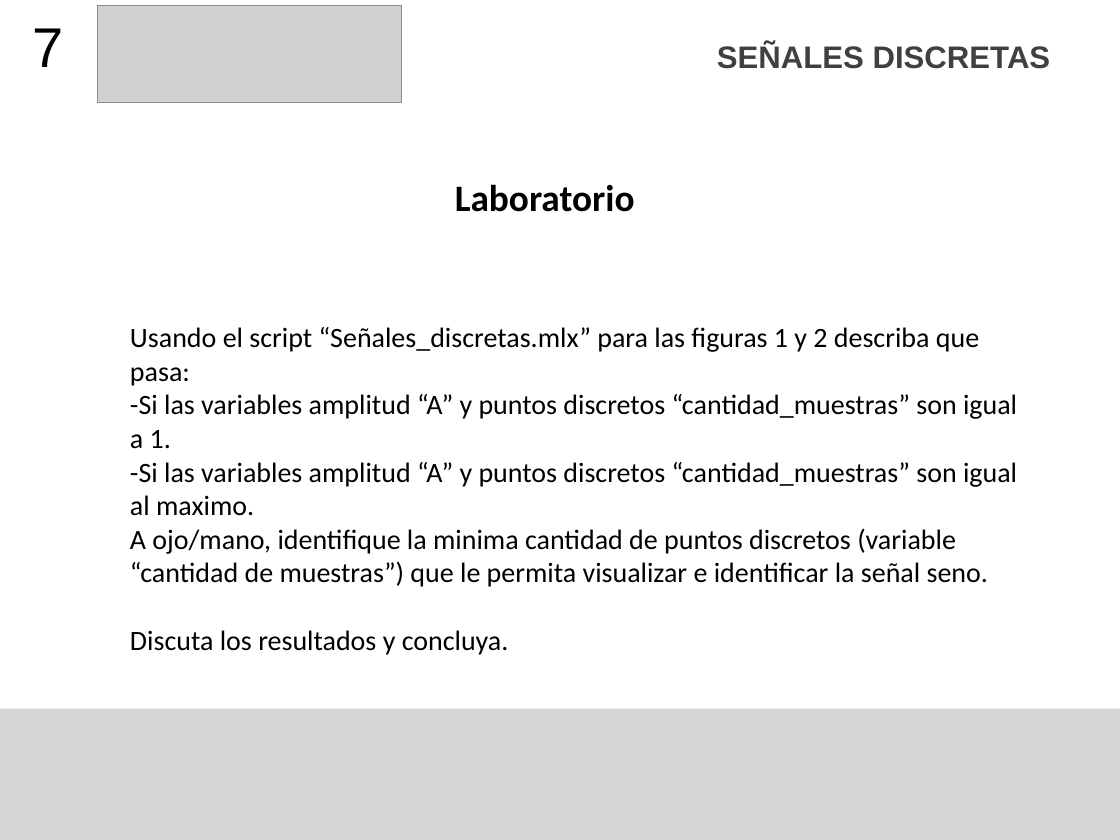
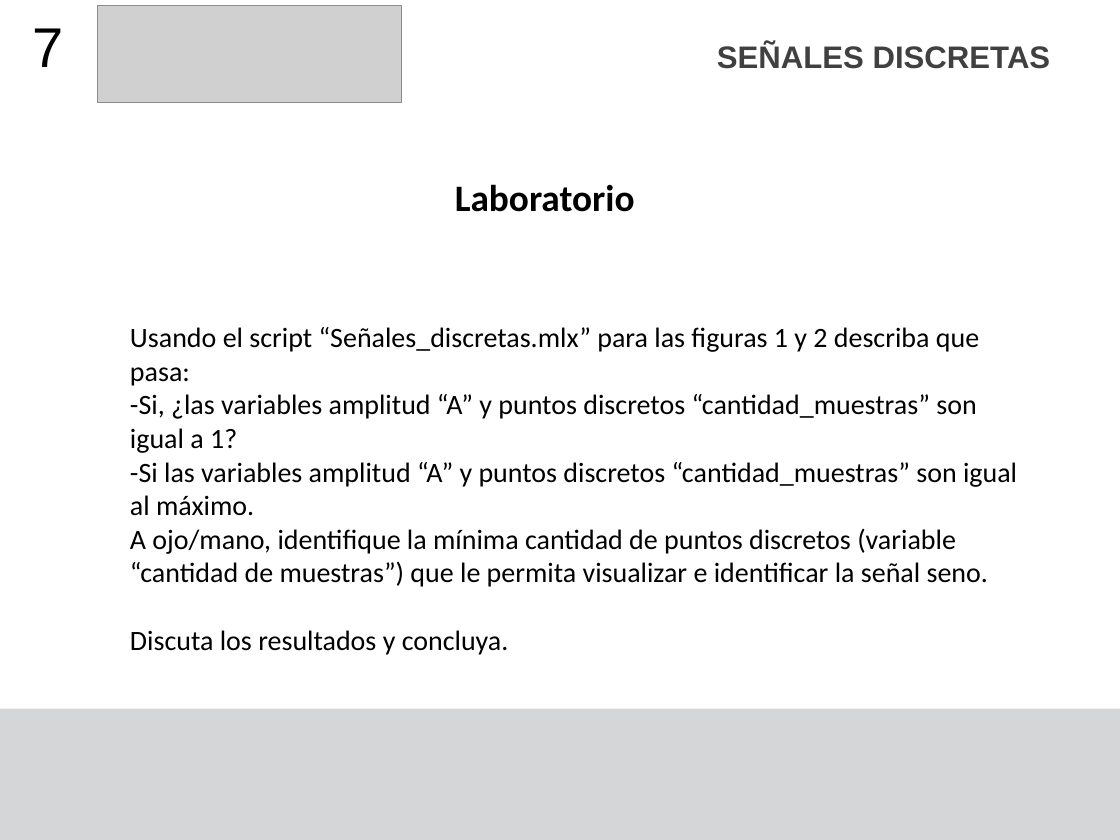
Before and after one commit to F4bian1012/Sistemas-de-Control-II---Ingenier-a-Mecatr-nica, a slide deck: slide 7 of Sesión_1/Señales Discretas - Digitales.pptx. Drawn at 1120x840 pixels with LibreOffice and Linux fonts; fonts in the diff are those of the drawing; grey boxes stand for pictures. Boxes give left, top, right and bottom in pixels: in the first picture for what was removed or moved away, otherwise in the second. Text is boxed around its words. In the diff, an @@ line names an element or a change of style, - is before the commit and + after.

```diff
--- a/Sesión_1/Señales Discretas - Digitales.pptx
+++ b/Sesión_1/Señales Discretas - Digitales.pptx
@@ text at box(130, 394, 1017, 587): text changed @@
--Si las variables amplitud “A” y puntos discretos “cantidad_muestras” son igual a 1.
--Si las variables amplitud “A” y puntos discretos “cantidad_muestras” son igual al maximo.
-A ojo/mano, identifique la minima cantidad de puntos discretos (variable “cantidad de muestras”) que le permita visualizar e identificar la señal seno.
+-Si, ¿las variables amplitud “A” y puntos discretos “cantidad_muestras” son igual a 1?
+-Si las variables amplitud “A” y puntos discretos “cantidad_muestras” son igual al máximo.
+A ojo/mano, identifique la mínima cantidad de puntos discretos (variable “cantidad de muestras”) que le permita visualizar e identificar la señal seno.
```
Also in this commit, not shown: 4 other files.
